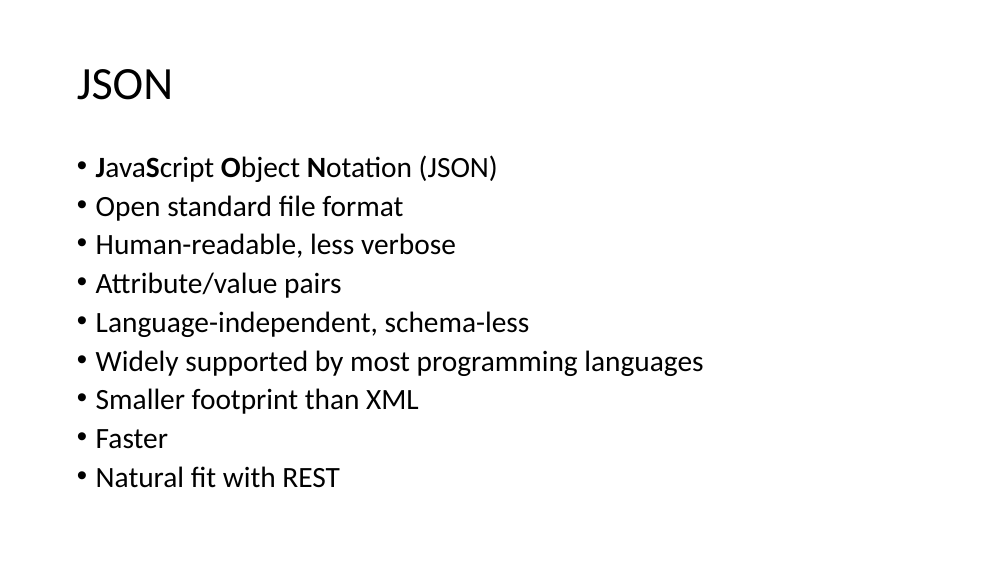
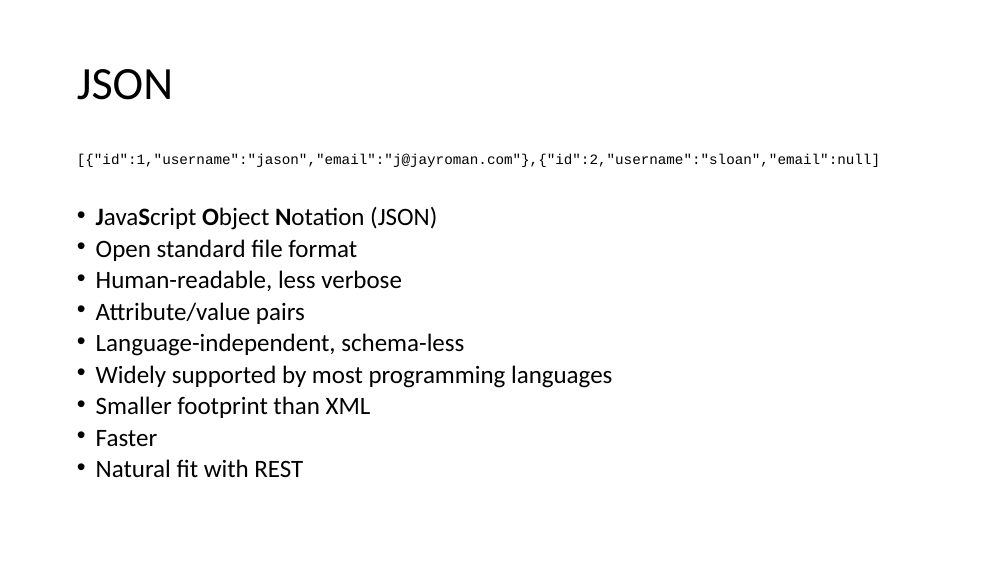
Before and after one commit to jasonroman/sloan-2018, a slide deck: slide 10 of presentation/rest-api-json-graphing.pptx. Drawn at 1008x567 pixels with LibreOffice and Linux fonts; fonts in the diff are those of the drawing. Boxes give left, top, right and bottom in pixels: in the first picture for what was removed or moved away, otherwise in the second. Text is boxed around its words. In the diff, an @@ line names an element or a change of style, - is before the commit and + after.

```diff
--- a/presentation/rest-api-json-graphing.pptx
+++ b/presentation/rest-api-json-graphing.pptx
@@ text at bbox=[77, 153, 880, 167]: paragraph added @@
+[{"id":1,"username":"jason","email":"j@jayroman.com"},{"id":2,"username":"sloan","email":null]
@@ text at bbox=[96, 207, 612, 478]: size 28 to 23.8 pt in "JavaScript Object Notation (JSON)", "Open standard file format", "Human-readable, less verbose", "Attribute/value pairs" and 5 more places; line spacing 0.8 to 0.7 @@
```
Also in this commit, not shown: 3 other slides changed, 1 other file.
